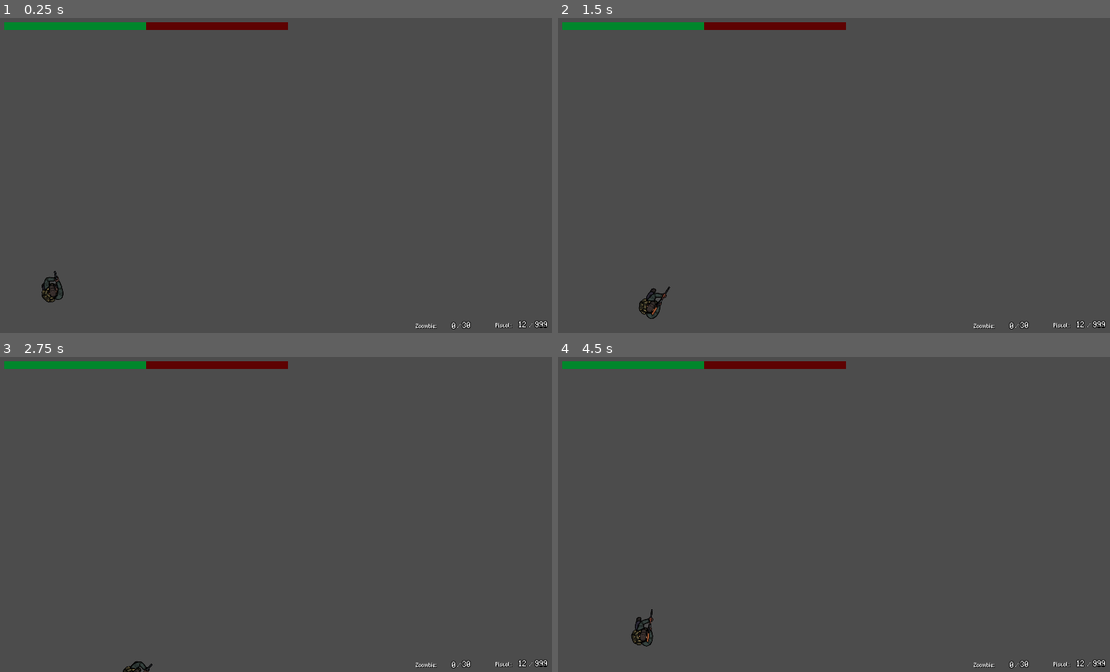
Above: before the commit, frames 1-4 (two rows, left to right).
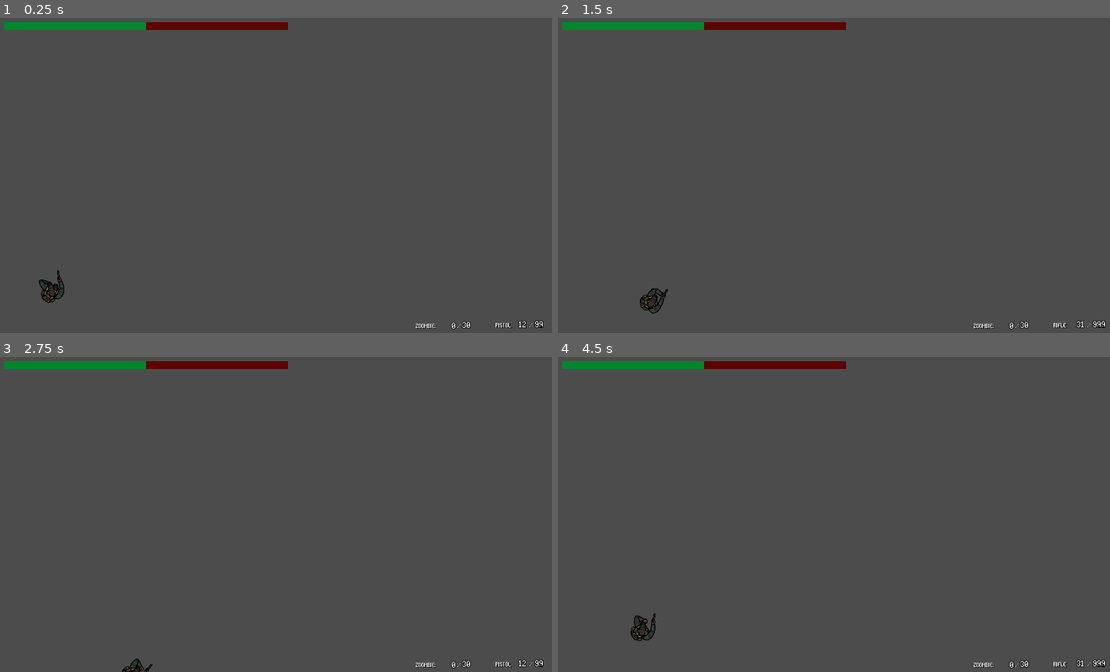
Above: after the commit, the same moments.

Repository: Gui-dev/topdownshooter
Game: Godot game, scene res://scenes/levels/world.tscn
Same seed, same stepped clock (60 frames per second), same inputs: the game is played once before the commit and once after it.
Inputs (mouse positions are in pixels of both pictures, inside the frame that each line leads up to):
- Up to frame 1 (0.25 s): no input
- Up to frame 2 (1.5 s): move the mouse to (955, 159) at 0.52 s; hold Right (ui_right) 0.53-1.28 s; hold 1 0.53-1.28 s; move the mouse to (718, 191) at 1.27 s; hold Down (ui_down) from 1.28 s (still down); tap 2 at 1.35 s
- Up to frame 3 (2.75 s): move the mouse to (331, 445) at 2.02 s; release Down (ui_down) at 2.03 s; hold Right (ui_right) from 2.03 s (still down); hold 1 from 2.03 s (still down)
- Up to frame 4 (4.5 s): move the mouse to (806, 577) at 2.77 s; release Right (ui_right) at 2.78 s; release 1 at 2.78 s; hold Up (ui_up) 2.78-3.53 s; tap 2 at 2.85, 4.35 s; move the mouse to (1005, 561) at 3.52 s; hold 1 3.53-4.28 s; hold Left (ui_left) from 3.53 s (still down); move the mouse to (662, 467) at 4.27 s

The runs differ from the first frame. In frame 1, 0.2% of the frame differs, in the area x 7-100%, y 80-99%; in frame 2, 0.3%; in frame 3, 0.1%; in frame 4, 0.3%, in the area x 13-96%, y 80-99%.

Commit message:
feat: add update HUD

Diff:
--- a/project.godot
+++ b/project.godot
@@ -13,6 +13,11 @@
 "class": "Bullet",
 "language": "GDScript",
 "path": "res://scripts/prefabs/bullet.gd"
+}, {
+"base": "CanvasLayer",
+"class": "HUD",
+"language": "GDScript",
+"path": "res://scripts/ui/hud.gd"
 }, {
 "base": "KinematicBody2D",
 "class": "Player",
@@ -31,6 +36,7 @@
 } ]
 _global_script_class_icons={
 "Bullet": "",
+"HUD": "",
 "Player": "",
 "Weapon": "",
 "WeaponController": ""
--- a/scenes/levels/world.tscn
+++ b/scenes/levels/world.tscn
@@ -1,7 +1,8 @@
-[gd_scene load_steps=9 format=2]
+[gd_scene load_steps=10 format=2]
 
 [ext_resource path="res://scenes/player/player.tscn" type="PackedScene" id=1]
 [ext_resource path="res://assets/fonts/bit_potion.ttf" type="DynamicFontData" id=2]
+[ext_resource path="res://scripts/ui/hud.gd" type="Script" id=3]
 
 [sub_resource type="StyleBoxFlat" id=1]
 bg_color = Color( 0, 0.533333, 0.176471, 1 )
@@ -37,6 +38,7 @@
 position = Vector2( 196, 930 )
 
 [node name="HUD" type="CanvasLayer" parent="."]
+script = ExtResource( 3 )
 
 [node name="ui_game_player" type="Control" parent="HUD"]
 anchor_right = 1.0
@@ -77,6 +79,7 @@
 custom_fonts/font = SubResource( 3 )
 text = "Pistol: "
 valign = 1
+uppercase = true
 
 [node name="ammo" type="Label" parent="HUD/ui_game_player/weapon"]
 margin_left = 171.0
@@ -123,6 +126,7 @@
 custom_fonts/font = SubResource( 3 )
 text = "Zoombie:  "
 valign = 1
+uppercase = true
 
 [node name="death" type="Label" parent="HUD/ui_game_player/zoombies"]
 margin_left = 166.0
--- a/scripts/player/player.gd
+++ b/scripts/player/player.gd
@@ -11,11 +11,14 @@
 onready var animation_mode: AnimationNodeStateMachinePlayback = animation_body.get('parameters/playback')
 onready var barrel: Position2D = $barrel
 onready var audio: AudioStreamPlayer = $audio
+onready var hud: CanvasLayer = $'../HUD'
 export(Resource) var weapon setget _set_weapon
 
 
 func _draw() -> void:
-  animation_mode.travel(weapon.name)
+  animation_mode.travel('%s_reload' % weapon.name)
+  hud.ui_update_weapon(weapon.name, weapon.ammo, weapon.max_ammo)
+  _play_sfx(weapon.reload)
 
 
 func _process(delta: float) -> void:
@@ -48,6 +51,7 @@
   if weapon.ammo:
     weapon.ammo -= 1
     animation_mode.travel('%s_shoot' % weapon.name)
+    hud.ui_update_weapon(weapon.name, weapon.ammo, weapon.max_ammo)
     _play_sfx(weapon.shoot)
     var bullet = Bullet.instance()
     bullet.global_position = barrel.global_position
@@ -67,7 +71,9 @@
   else:
     weapon.ammo += weapon.max_ammo
     weapon.max_ammo = 0
+
   animation_mode.travel('%s_reload' % weapon.name)
+  hud.ui_update_weapon(weapon.name, weapon.ammo, weapon.max_ammo)
   _play_sfx(weapon.reload)
 
 
--- /dev/null
+++ b/scripts/ui/hud.gd
@@ -0,0 +1,13 @@
+extends CanvasLayer
+class_name HUD
+
+
+onready var weapon_name_label: Label = $ui_game_player/weapon/weapon_name
+onready var ammo_label: Label = $ui_game_player/weapon/ammo
+onready var max_ammo_label: Label = $ui_game_player/weapon/max_ammo
+
+
+func ui_update_weapon(weapon_name: String, ammo: int, max_ammo: int) -> void:
+  weapon_name_label.text = weapon_name
+  ammo_label.text = str(ammo)
+  max_ammo_label.text = str(max_ammo)
